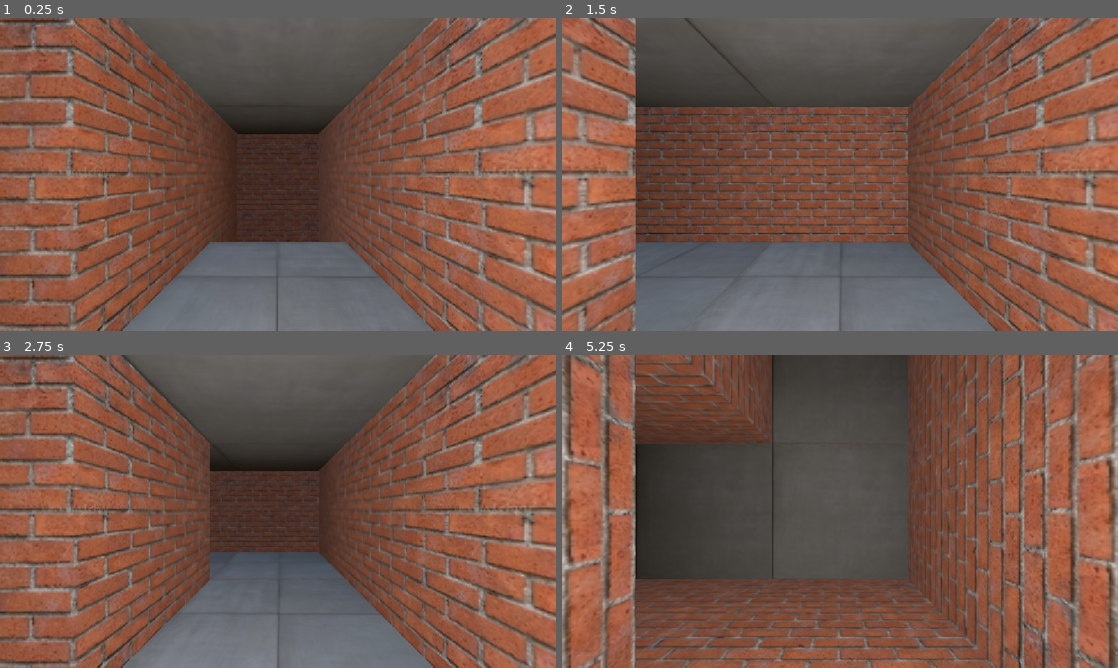
Above: before the commit, frames 1-4 (two rows, left to right).
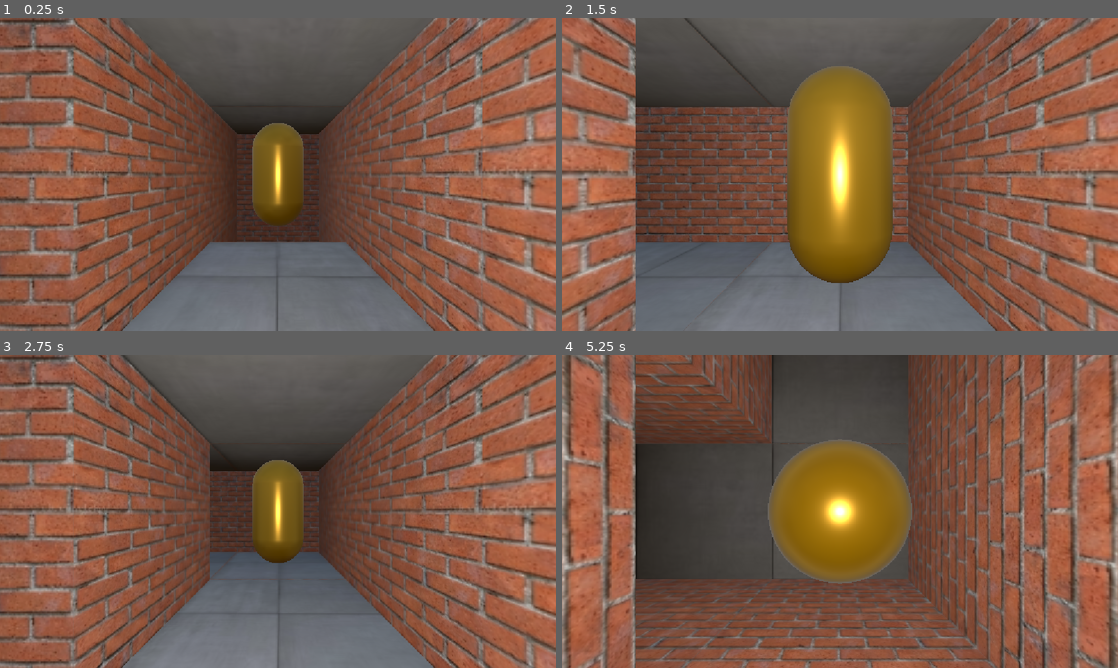
Above: after the commit, the same moments.

Repository: coopermeade-hash/Wall-Crawler
Game: Godot game, scene res://Scenes/game.tscn
Same seed, same stepped clock (60 frames per second), same inputs: the game is played once before the commit and once after it.
Inputs:
- Up to frame 1 (0.25 s): no input
- Up to frame 2 (1.5 s): tap Enter at 0.5 s; hold Right (turn_right) 0.53-1.28 s; hold Space (attack) 0.53-1.28 s; hold Down (move_backward) from 1.28 s (still down); tap Z (wall_crawl) at 1.35 s
- Up to frame 3 (2.75 s): tap Enter at 2 s; release Down (move_backward) at 2.03 s; hold Right (turn_right) from 2.03 s (still down); hold Space (attack) from 2.03 s (still down)
- Up to frame 4 (5.25 s): release Right (turn_right) at 2.78 s; release Space (attack) at 2.78 s; hold Up (move_forward) 2.78-3.53 s; tap Z (wall_crawl) at 2.85, 4.35 s; tap Enter at 3.5 s; hold Space (attack) 3.53-4.28 s; hold Left (turn_left) 3.53-5.03 s; hold Down (move_backward) from 5.03 s (still down); hold Space (attack) from 5.03 s (still down)

The runs differ from the first frame. In frame 1, 2.5% of the frame differs, in the area x 45-55%, y 33-67%; in frame 2, 11%, in the area x 40-60%, y 15-85%; in frame 3, 2.6%; in frame 4, 9.3%.

Commit message:
Fixed victim placement

Diff:
--- a/wall-crawler/Scenes/Entity/victim.tscn
+++ b/wall-crawler/Scenes/Entity/victim.tscn
@@ -8,7 +8,7 @@
 
 [sub_resource type="CapsuleShape3D" id="CapsuleShape3D_g4v7s"]
 
-[node name="Victim" type="CharacterBody3D" unique_id=1136784696]
+[node name="Victim" type="CharacterBody3D" unique_id=1136784696 groups=["victim"]]
 script = ExtResource("1_bvq1e")
 
 [node name="MeshInstance3D" type="MeshInstance3D" parent="." unique_id=1992926711]
--- a/wall-crawler/Scenes/Map/grid_map.gd
+++ b/wall-crawler/Scenes/Map/grid_map.gd
@@ -60,6 +60,8 @@
 	#Place the player, the victims, and the exits.
 	place_player()
 	place_victims(world_gen.maze_cells)
+	for victim in get_tree().get_nodes_in_group("victim"):
+		print(victim.position)
 
 	#Place exits in each direction.
 	for exit in left_exits:
@@ -89,6 +91,7 @@
 #Put victims randomly in the maze.
 func place_victims(dead_ends : Array ):
 	for dead_end in dead_ends:
+		dead_end += Vector3.ONE
 		#if a dead end is the center, skip, as that is where the player is.
 		var random_chance = randf()
 		#if there is a victim scene and we are below the victim chance.
--- a/wall-crawler/project.godot
+++ b/wall-crawler/project.godot
@@ -24,6 +24,7 @@
 
 player="Is a player, or one of it's clones"
 map="the global map"
+victim="is a victim"
 
 [input]
 
